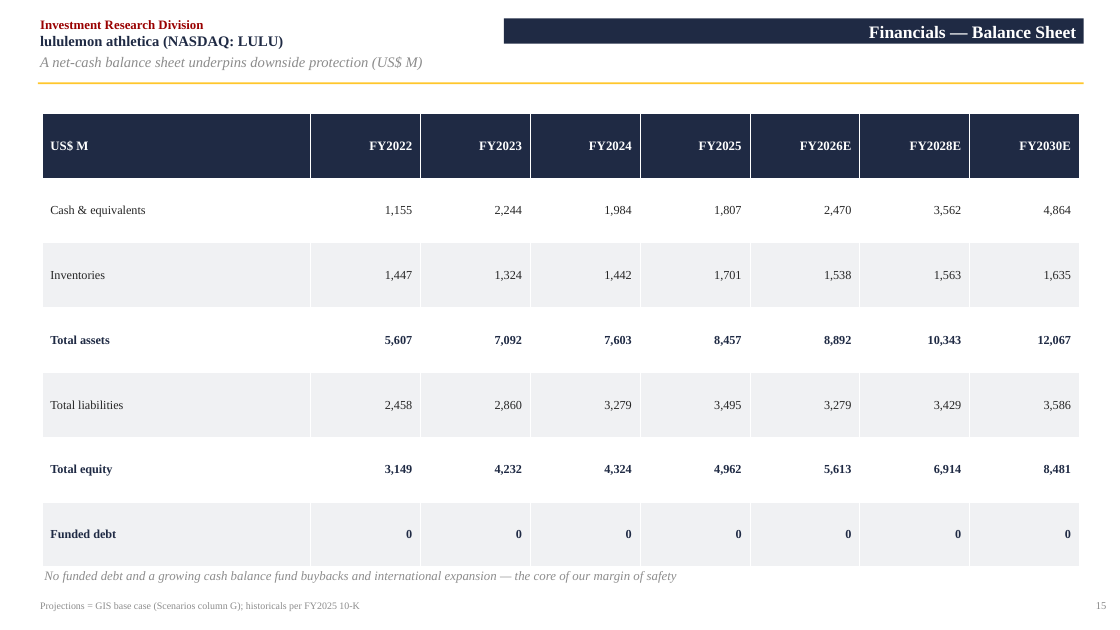
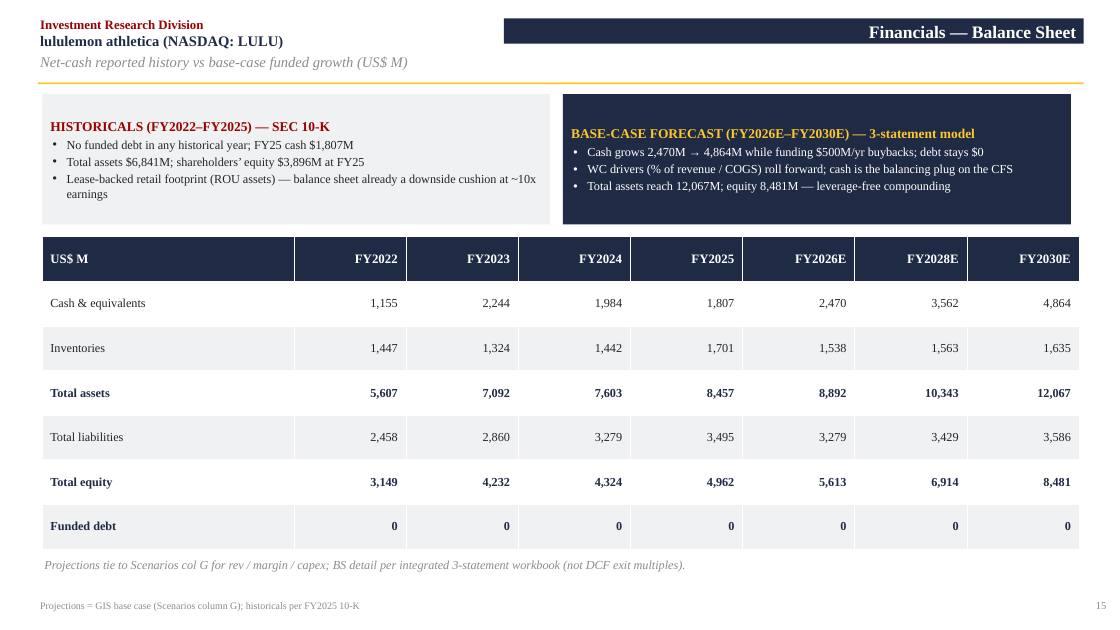
Before and after one commit to vengeanceaiUSC/RM, a slide deck: slide 16 of LULU/LULU_Investment_Pitch_Deck.pptx. Drawn at 1120x630 pixels with LibreOffice and Linux fonts; fonts in the diff are those of the drawing. Boxes give left, top, right and bottom in pixels: in the first picture for what was removed or moved away, otherwise in the second. Text is boxed around its words. In the diff, an @@ line names an element or a change of style, - is before the commit and + after.

```diff
--- a/LULU/LULU_Investment_Pitch_Deck.pptx
+++ b/LULU/LULU_Investment_Pitch_Deck.pptx
@@ text at [40,57,408,70]: text changed @@
-A net-cash balance sheet underpins downside protection (US$ M)
+Net-cash reported history vs base-case funded growth (US$ M)
@@ rectangle added at [42,94,550,224], fill #F0F1F3, 10.5 pt, text #262626 @@
+HISTORICALS (FY2022–FY2025) — SEC 10-K
+• No funded debt in any historical year; FY25 cash $1,807M
+• Total assets $6,841M; shareholders’ equity $3,896M at FY25
+• Lease-backed retail footprint (ROU assets) — balance sheet already a downside cushion at ~10x earnings
@@ rectangle added at [563,94,1071,224], fill #1F2A44, 10.5 pt, text #FFFFFF @@
+BASE-CASE FORECAST (FY2026E–FY2030E) — 3-statement model
+• Cash grows 2,470M → 4,864M while funding $500M/yr buybacks; debt stays $0
+• WC drivers (% of revenue / COGS) roll forward; cash is the balancing plug on the CFS
+• Total assets reach 12,067M; equity 8,481M — leverage-free compounding
@@ table: place and size @@
-table at [42,113,1081,567]
+table at [42,237,1082,549]
@@ text added at [44,560,686,572], 10.5 pt, text #8C8C8C, italic @@
+Projections tie to Scenarios col G for rev / margin / capex; BS detail per integrated 3-statement workbook (not DCF exit multiples).
@@ text removed at [44,571,677,583] @@
-No funded debt and a growing cash balance fund buybacks and international expansion — the core of our margin of safety
```
Also in this commit, not shown: 2 other slides changed, 2 other files.
